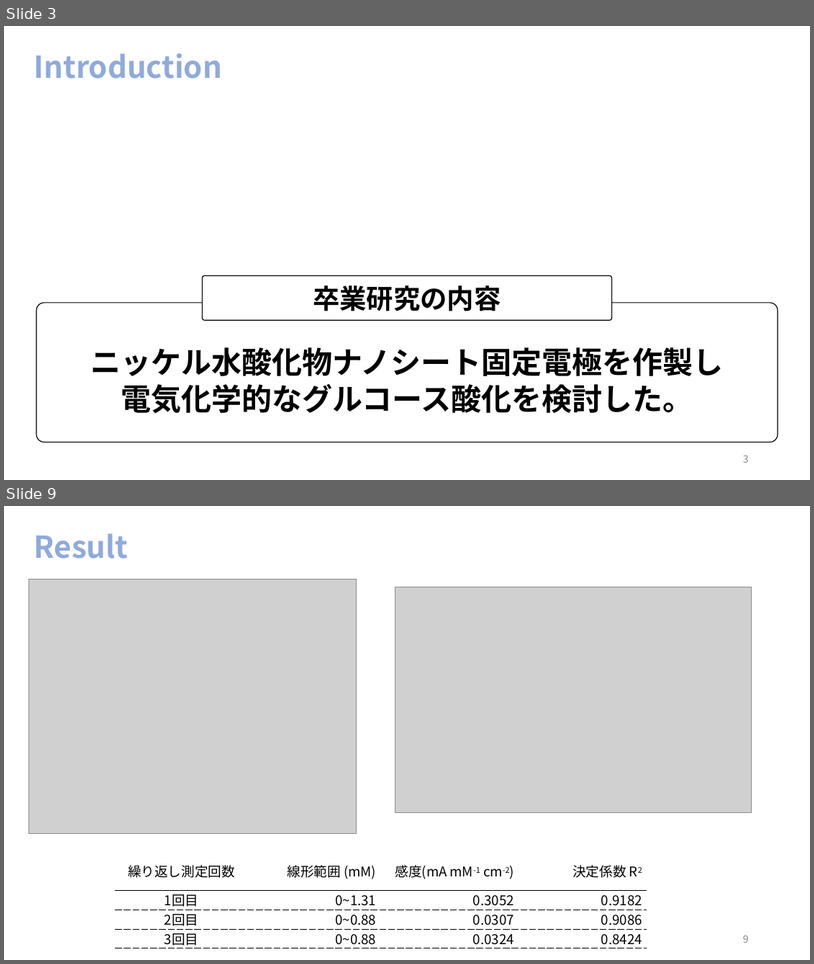
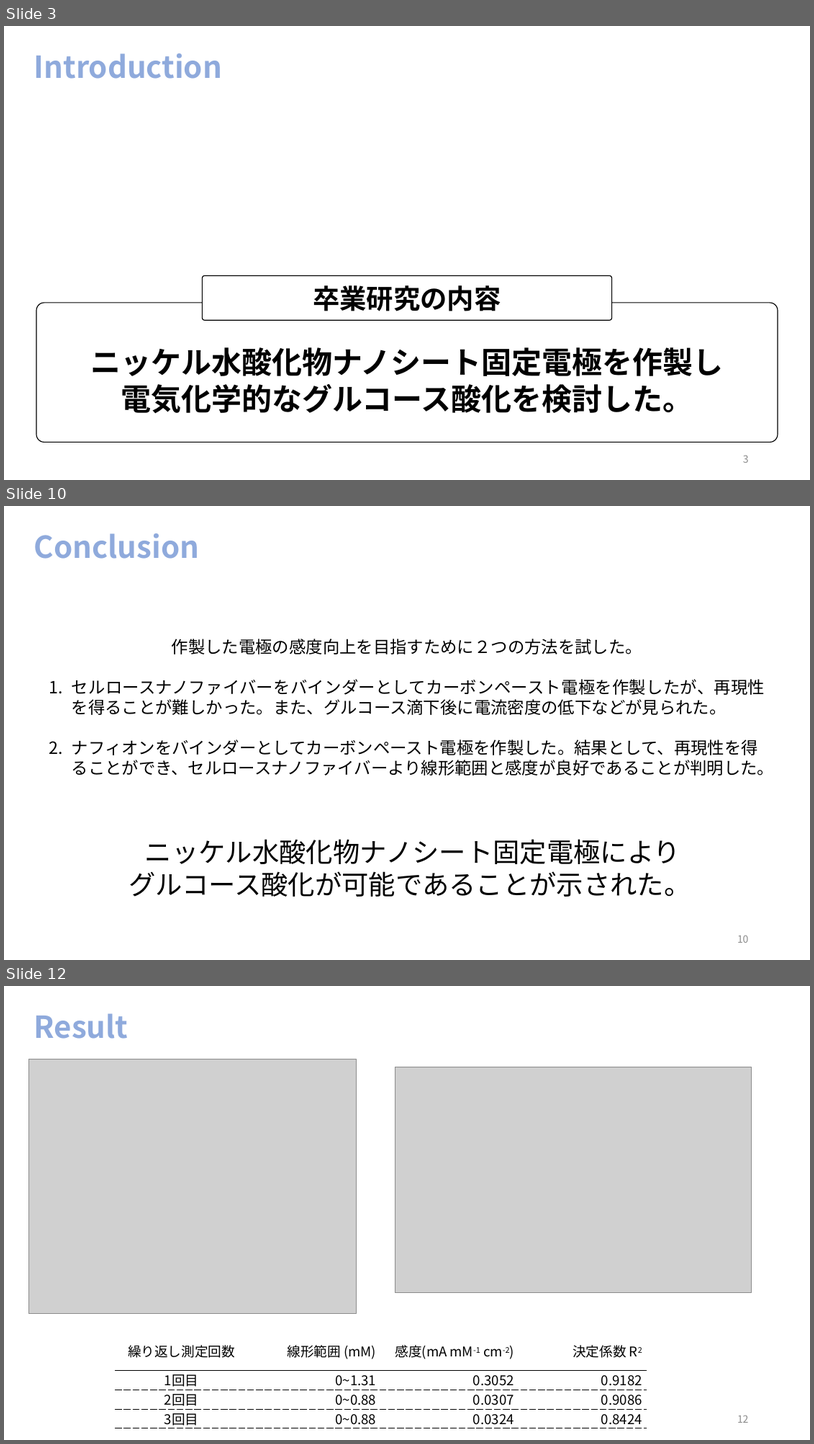
Before and after one commit to akidon0000/graduation-thesis, a slide deck: 発表スライド/卒論スライド 松山晃大.pptx. Shown one above the other, each under a label of ours: slides 3 and 9 before the commit, slides 3, 10 and 12 after it; the slides between them are not shown. The pictures are 814x964 and 814x1444 pixels, drawn with LibreOffice and Linux fonts; fonts in the diff are those of the drawing; grey boxes stand for pictures. Boxes give left, top, right and bottom in pixels: in the first picture for what was removed or moved away, otherwise in the second. Text is boxed around its words. In the diff, an @@ line names an element or a change of style, - is before the commit and + after.

```diff
--- a/発表スライド/卒論スライド 松山晃大.pptx
+++ b/発表スライド/卒論スライド 松山晃大.pptx
@@ slide 10 added at box(4, 506, 810, 960), background #FFFFFF @@
@@ title added at box(34, 533, 200, 559), 36 pt, text #8FAADC, bold @@
+Conclusion
@@ text added at box(72, 638, 775, 775), 20 pt, text #000000 @@
+作製した電極の感度向上を目指すために２つの方法を試した。
+1. セルロースナノファイバーをバインダーとしてカーボンペースト電極を作製したが、再現性を得ることが難しかった。また、グルコース滴下後に電流密度の低下などが見られた。
+2. ナフィオンをバインダーとしてカーボンペースト電極を作製した。結果として、再現性を得ることができ、セルロースナノファイバーより線形範囲と感度が良好であることが判明した。
@@ text added at box(129, 839, 691, 896), 32 pt, text #000000 @@
+ニッケル水酸化物ナノシート固定電極により
+グルコース酸化が可能であることが示された。
@@ page number added at box(738, 934, 749, 942), 12 pt, text #8C8C8C @@
+10
@@ what was slide 9 is now slide 12 @@
@@ page number at box(738, 1414, 749, 1422): text changed @@
-9
+12
```
Also in this commit, not shown: 6 slides changed, 6 other slides added, 8 slides removed, 13 other files.
